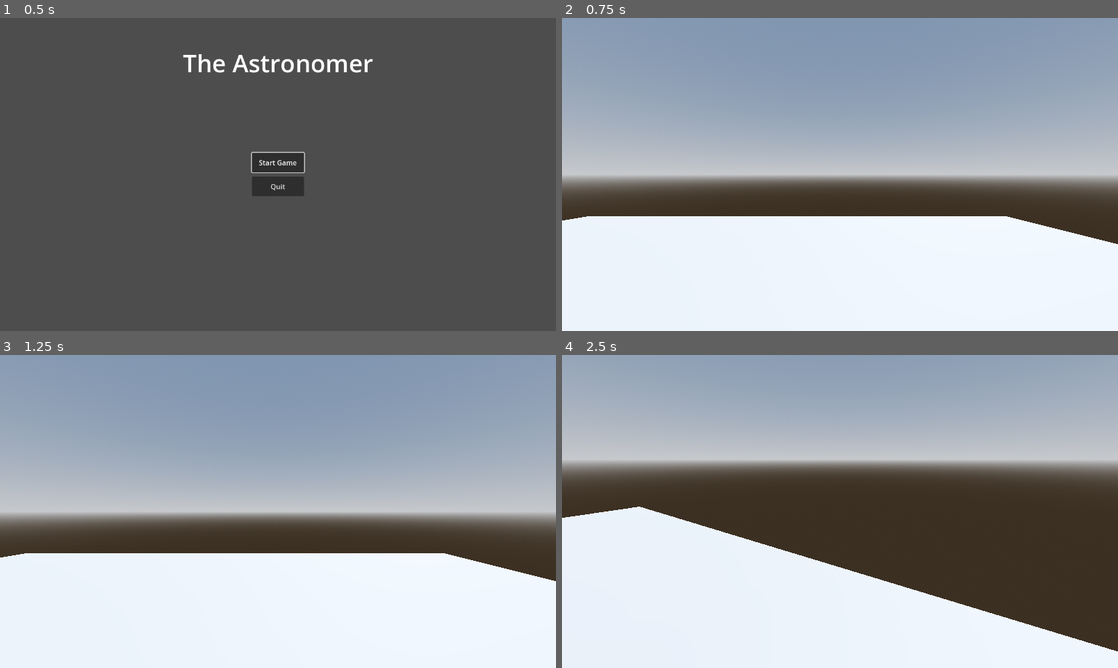
Above: before the commit, frames 1-4 (two rows, left to right).
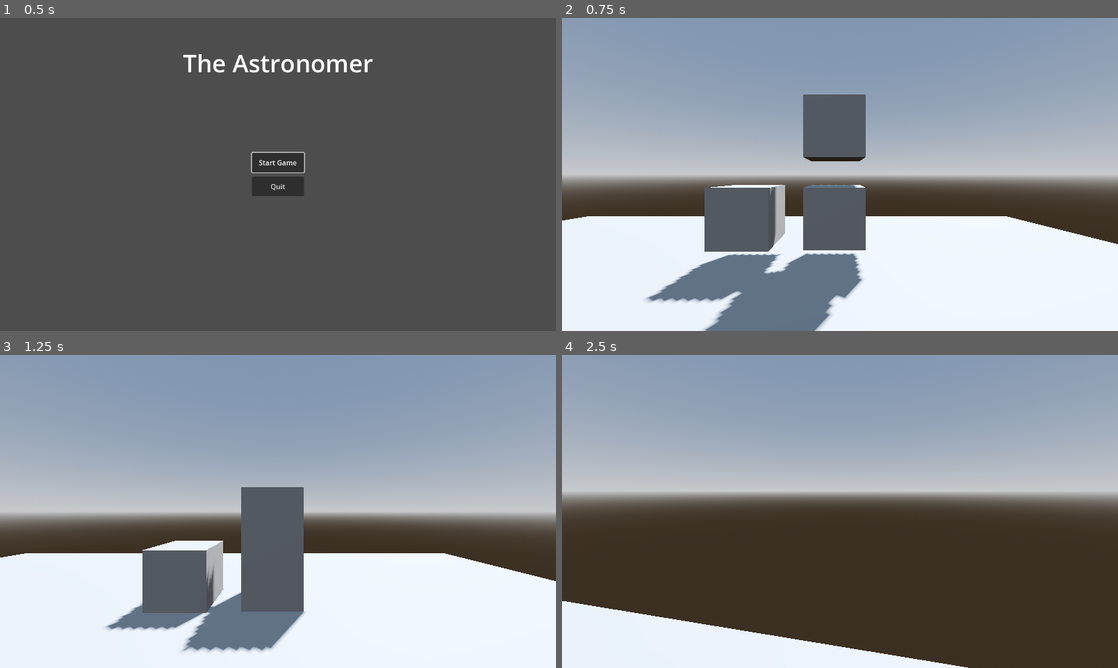
Above: after the commit, the same moments.

Repository: hiroshi-mcbride/astronomer-godot
Game: Godot game, scene res://game_root.tscn
The game is run twice, just before and just after one commit, with the same random seed, the same clock (stepped at 60 frames per second) and the same inputs.
Inputs (mouse positions are in pixels of both pictures, inside the frame that each line leads up to):
- Up to frame 1 (0.5 s): no input
- Up to frame 2 (0.75 s): click "Start Game" at 0.5 s
- Up to frame 3 (1.25 s): no input
- Up to frame 4 (2.5 s): move the mouse to (867, 511) at 1.27 s; hold W (move_up) from 1.28 s (still down); tap E (interact, bound only after the commit) at 1.35, 2.1 s; tap Space (jump) at 1.52, 2.27 s; move the mouse to (812, 511) at 2.02 s

Frame 1 is identical in both runs. In frame 2, 14% of the frame differs, in the area x 15-55%, y 24-100%; in frame 3, 11%; in frame 4, 41%, in the area x 0-100%, y 25-100%.

Commit message:
Part 1 object picking mechanics
Credits: https://www.youtube.com/watch?v=jLIe1_xvOXU

Diff:
--- a/levels/world.tscn
+++ b/levels/world.tscn
@@ -22,6 +22,10 @@
 [sub_resource type="BoxShape3D" id="BoxShape3D_6wl5g"]
 size = Vector3(16, 0.499512, 16)
 
+[sub_resource type="BoxShape3D" id="BoxShape3D_xu0pp"]
+
+[sub_resource type="BoxMesh" id="BoxMesh_o2abs"]
+
 [node name="World" type="Node3D"]
 process_mode = 1
 script = ExtResource("1_2i7x0")
@@ -44,3 +48,44 @@
 [node name="CollisionShape3D" type="CollisionShape3D" parent="ground"]
 transform = Transform3D(1, 0, 0, 0, 1, 0, 0, 0, 1, 0, -0.250244, 0)
 shape = SubResource("BoxShape3D_6wl5g")
+
+[node name="CSGBox3D" type="CSGBox3D" parent="."]
+transform = Transform3D(1, 0, 0, 0, 1, 0, 0, 0, 1, 4.08055, 0.622894, 0)
+visible = false
+use_collision = true
+
+[node name="RigidBody3D2" type="RigidBody3D" parent="."]
+transform = Transform3D(1, 0, 0, 0, 1, 0, 0, 0, 1, 0, 1.03366, -3.91688)
+axis_lock_angular_x = true
+axis_lock_angular_y = true
+axis_lock_angular_z = true
+
+[node name="CollisionShape3D" type="CollisionShape3D" parent="RigidBody3D2"]
+shape = SubResource("BoxShape3D_xu0pp")
+
+[node name="MeshInstance3D" type="MeshInstance3D" parent="RigidBody3D2/CollisionShape3D"]
+mesh = SubResource("BoxMesh_o2abs")
+
+[node name="RigidBody3D3" type="RigidBody3D" parent="."]
+transform = Transform3D(1, 0, 0, 0, 1, 0, 0, 0, 1, 1.54016, 1.03366, -3.96665)
+axis_lock_angular_x = true
+axis_lock_angular_y = true
+axis_lock_angular_z = true
+
+[node name="CollisionShape3D" type="CollisionShape3D" parent="RigidBody3D3"]
+shape = SubResource("BoxShape3D_xu0pp")
+
+[node name="MeshInstance3D" type="MeshInstance3D" parent="RigidBody3D3/CollisionShape3D"]
+mesh = SubResource("BoxMesh_o2abs")
+
+[node name="RigidBody3D4" type="RigidBody3D" parent="."]
+transform = Transform3D(1, 0, 0, 0, 1, 0, 0, 0, 1, 1.54016, 2.52209, -3.96665)
+axis_lock_angular_x = true
+axis_lock_angular_y = true
+axis_lock_angular_z = true
+
+[node name="CollisionShape3D" type="CollisionShape3D" parent="RigidBody3D4"]
+shape = SubResource("BoxShape3D_xu0pp")
+
+[node name="MeshInstance3D" type="MeshInstance3D" parent="RigidBody3D4/CollisionShape3D"]
+mesh = SubResource("BoxMesh_o2abs")
--- a/player/player.tscn
+++ b/player/player.tscn
@@ -19,6 +19,12 @@
 transform = Transform3D(1, 0, 0, 0, 1, 0, 0, 0, 1, 0, 1.59636, 0)
 script = ExtResource("2_ekj78")
 
+[node name="Interaction" type="RayCast3D" parent="Camera3D"]
+target_position = Vector3(0, 0, -5)
+
+[node name="Hand" type="Marker3D" parent="Camera3D"]
+transform = Transform3D(1, 0, 0, 0, 1, 0, 0, 0, 1, 0, 0, -2.91104)
+
 [node name="CollisionShape3D" type="CollisionShape3D" parent="."]
 transform = Transform3D(1, 0, 0, 0, 1, 0, 0, 0, 1, 0, 1, 0)
 shape = SubResource("CapsuleShape3D_acval")
--- a/player/player_data.tres
+++ b/player/player_data.tres
@@ -9,5 +9,5 @@
 friction = 47.1
 max_up_angle = 80.0
 max_down_angle = 80.0
-mouse_sensitivity = 0.5
+mouse_sensitivity = 0.2
 gamepad_sensitivity = 2.0
--- a/project.godot
+++ b/project.godot
@@ -103,3 +103,8 @@
 , Object(InputEventJoypadButton,"resource_local_to_scene":false,"resource_name":"","device":-1,"button_index":6,"pressure":0.0,"pressed":true,"script":null)
 ]
 }
+interact={
+"deadzone": 0.5,
+"events": [Object(InputEventKey,"resource_local_to_scene":false,"resource_name":"","device":-1,"window_id":0,"alt_pressed":false,"shift_pressed":false,"ctrl_pressed":false,"meta_pressed":false,"pressed":false,"keycode":0,"physical_keycode":69,"key_label":0,"unicode":101,"echo":false,"script":null)
+]
+}
--- a/src/player/movement_controller.gd
+++ b/src/player/movement_controller.gd
@@ -8,8 +8,25 @@
 
 @onready var ground_check = $GroundCheck
 
+#object picking variables
+@onready var interaction = $Camera3D/Interaction
+@onready var hand = $Camera3D/Hand
+
+var picked_object
+var pull_power = 4
+#end of object picking variables
+
 var gravity = ProjectSettings.get_setting("physics/3d/default_gravity")
 var is_grounded
+
+func pick_object():
+	var collider = interaction.get_collider()
+	if collider != null and collider is RigidBody3D:
+		picked_object = collider
+
+func drop_object():
+	if picked_object != null:
+		picked_object = null
 
 func _physics_process(delta):
 	is_grounded = ground_check.is_colliding()
@@ -26,7 +43,18 @@
 	velocity.y -= gravity * delta
 	move_and_slide()
 
+	if picked_object != null:
+		var a = picked_object.global_transform.origin
+		var b = hand.global_transform.origin
+		picked_object.set_linear_velocity((b-a)*pull_power)
+
 func _unhandled_input(event):
 	if event.is_action_pressed("jump") and is_grounded:
 		velocity.y = jump_strength
 	pass
+
+	if Input.is_action_just_pressed("interact"):
+		if picked_object == null:
+			pick_object()
+		elif picked_object != null:
+			drop_object()
Not shown: 1 places in levels/world.tscn that only renumber resources
